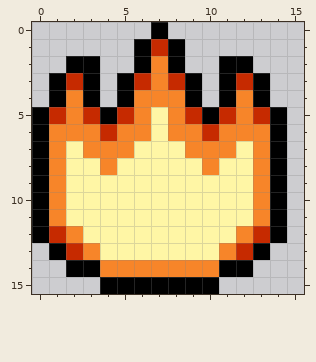
One commit to this pixel-art sprite: madtulip/stats/Space_Vacuum_Legs/madtulip_vacuum_legs.png. That is the earlier state.
The file is 16x16 pixels.
And afterwards:
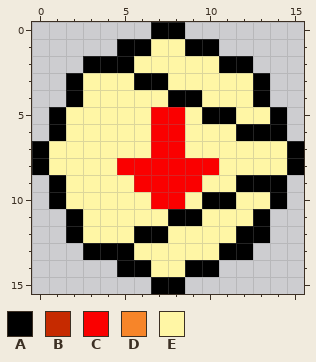
Palette (. is transparent): A #000000  B #c62a00  C #fa0000  D #f78529  E #fff6a5
Change:
@@ x 0..15 @@
- 0 .......A........
- 1 ......ABA.......
- 2 ..AA..ADA..AA...
- 3 .ABA.ABDBA.ABA..
- 4 .ADA.ADDDA.ADA..
- 5 ABDBABDEDBABDBA.
- 6 ADDDBDDEDDBDDDA.
- 7 ADEDDDEEEDDDEDA.
- 8 ADEEDEEEEEDEEDA.
- 9 ADEEEEEEEEEEEDA.
-10 ADEEEEEEEEEEEDA.
-11 ADEEEEEEEEEEEDA.
-12 ABDEEEEEEEEEDBA.
-13 .ABDEEEEEEEDBA..
-14 ..AADDDDDDDAA...
-15 ....AAAAAAA.....
+ 0 .......AA.......
+ 1 .....AAEEAA.....
+ 2 ...AAAEEEEEAA...
+ 3 ..AEEEAAEEEEEA..
+ 4 ..AEEEEEAAEEEA..
+ 5 .AEEEEECCEAAEEA.
+ 6 .AEEEEECCEEEAAA.
+ 7 AEEEEEECCEEEEEEA
+ 8 AEEEECCCCCCEEEEA
+ 9 .AEEEECCCCEEAAA.
+10 .AEEEEECCEAAEEA.
+11 ..AEEEEEAAEEEA..
+12 ..AEEEAAEEEEAA..
+13 ...AAAEEEEEAA...
+14 .....AAEEAA.....
+15 .......AA.......
Where, in picture pixels (left, top, right, bottom), the same in both pictures:
changed: (32, 22, 304, 294)
